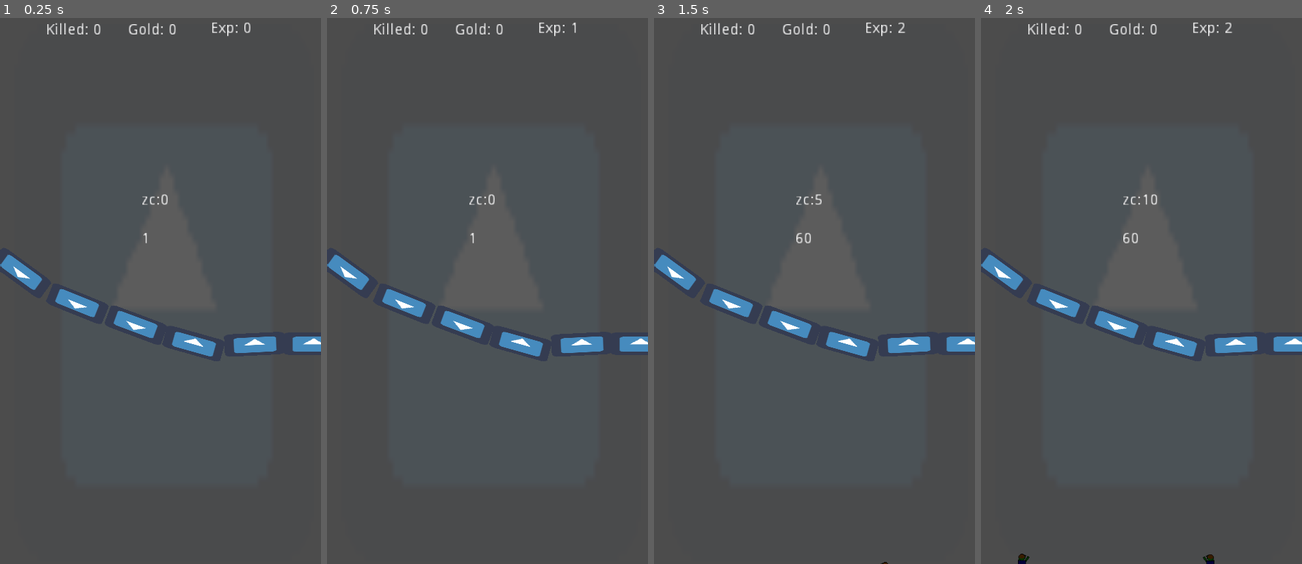
Above: before the commit, frames 1-4 (left to right).
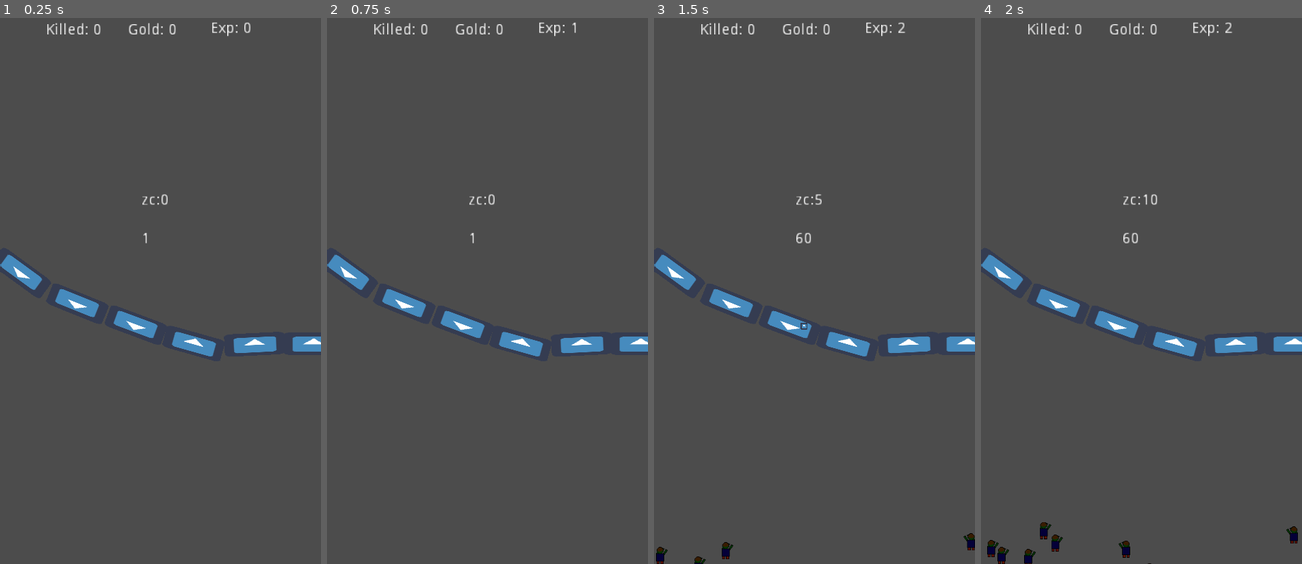
Above: after the commit, the same moments.

Repository: stranker/CLICKER_Z
Game: Godot game, scene res://Object/ClickArea.tscn
Same seed, same stepped clock (60 frames per second), same inputs: the game is played once before the commit and once after it. The engine's default icon, where the game draws it, is replaced by a stand-in: a white triangle on a blue panel in a dark square.
Inputs (mouse positions are in pixels of both pictures, inside the frame that each line leads up to):
- Up to frame 1 (0.25 s): no input
- Up to frame 2 (0.75 s): tap Enter at 0.5 s; move the mouse to (487, 296) at 0.52 s; click (487, 296) at 0.67 s
- Up to frame 3 (1.5 s): move the mouse to (750, 318) at 1.27 s; click (750, 318) at 1.42 s
- Up to frame 4 (2 s): no input

The runs differ from the first frame. In frame 3, 0.3% of the frame differs, in the area x 0-100%, y 55-100%; in frame 4, 0.6%, in the area x 1-99%, y 92-100%.

Commit message:
Add bullet pistol y script weapon

Diff:
--- /dev/null
+++ b/Object/Bullet.tscn
@@ -0,0 +1,46 @@
+[gd_scene load_steps=3 format=2]
+
+[ext_resource path="res://icon.png" type="Texture" id=1]
+
+[sub_resource type="GDScript" id=1]
+
+resource_name = "Bullet.gd"
+script/source = "extends Sprite
+
+var direction = Vector2()
+const VELOCITY = 1000
+
+func _ready():
+	set_process(true)
+	pass
+
+func _process(delta):
+	translate((direction-global_position).normalized()*VELOCITY*delta)
+	pass
+
+func set_direction(dir):
+	direction = dir
+	pass
+
+
+func _on_Timer_timeout():
+	queue_free()
+	pass # replace with function body
+"
+_sections_unfolded = [ "Resource" ]
+
+[node name="Bullet" type="Sprite" index="0"]
+
+scale = Vector2( 0.2, 0.2 )
+texture = ExtResource( 1 )
+script = SubResource( 1 )
+_sections_unfolded = [ "Transform" ]
+
+[node name="Timer" type="Timer" parent="." index="0"]
+
+process_mode = 1
+wait_time = 0.4
+one_shot = false
+autostart = true
+
+[connection signal="timeout" from="Timer" to="." method="_on_Timer_timeout"]
--- a/Object/ClickArea.tscn
+++ b/Object/ClickArea.tscn
@@ -1,9 +1,8 @@
-[gd_scene load_steps=7 format=2]
-
-[ext_resource path="res://icon.png" type="Texture" id=1]
-[ext_resource path="res://Object/Wall.tscn" type="PackedScene" id=2]
-[ext_resource path="res://Object/SpawnControl.tscn" type="PackedScene" id=3]
-[ext_resource path="res://Object/Spawner.tscn" type="PackedScene" id=4]
+[gd_scene load_steps=6 format=2]
+
+[ext_resource path="res://Object/Wall.tscn" type="PackedScene" id=1]
+[ext_resource path="res://Object/SpawnControl.tscn" type="PackedScene" id=2]
+[ext_resource path="res://Object/Spawner.tscn" type="PackedScene" id=3]
 
 [sub_resource type="GDScript" id=1]
 
@@ -13,10 +12,14 @@
 var curr_click = 0
 enum STATES {IDLE,RAGE}
 var state = STATES.IDLE
+var weapon
+var pistol = preload(\"res://Object/Pistol.tscn\")
 
 func _ready():
 	set_process(true)
 	Global.player_pos = $Player.global_position
+	weapon = pistol.instance()
+	get_tree().root.call_deferred(\"add_child\",weapon)
 	pass
 
 func _process(delta):
@@ -41,8 +44,7 @@
 	pass # replace with function body
 
 func attack():
-	if Global.ZOMBI_LIST.size()>0:
-		Global.ZOMBI_LIST[0].get_damage(Global.DAMAGE)
+	weapon.shoot()
 	pass
 
 func _on_Rage_timeout():
@@ -56,13 +58,12 @@
 custom_solver_bias = 0.0
 extents = Vector2( 16.595, 8.47007 )
 
-[node name="ClickArea" type="Node2D" index="0"]
+[node name="ClickArea" type="Node2D"]
 
 script = SubResource( 1 )
 
 [node name="Area" type="Area2D" parent="." index="0"]
 
-editor/display_folded = true
 input_pickable = true
 gravity_vec = Vector2( 0, 1 )
 gravity = 98.0
@@ -74,15 +75,7 @@
 audio_bus_name = "Master"
 _sections_unfolded = [ "Collision" ]
 
-[node name="Sprite" type="Sprite" parent="Area" index="0"]
-
-modulate = Color( 1, 1, 1, 0.0883922 )
-position = Vector2( 306.8, 517.642 )
-scale = Vector2( 8.77798, 15.6815 )
-texture = ExtResource( 1 )
-_sections_unfolded = [ "Visibility" ]
-
-[node name="Colision" type="CollisionShape2D" parent="Area" index="1"]
+[node name="Colision" type="CollisionShape2D" parent="Area" index="0"]
 
 position = Vector2( 299.901, 521.072 )
 scale = Vector2( 17.3235, 55.8896 )
@@ -95,49 +88,29 @@
 one_shot = true
 autostart = false
 
-[node name="Wall" parent="." index="2" instance=ExtResource( 2 )]
-
-[node name="SpawnControl" parent="." index="3" instance=ExtResource( 3 )]
-
-[node name="Spawner" parent="SpawnControl" index="1" instance=ExtResource( 4 )]
-
-position = Vector2( 641.577, 817.684 )
-
-[node name="Spawner2" parent="SpawnControl" index="2" instance=ExtResource( 4 )]
-
-position = Vector2( -64.972, 614.99 )
-
-[node name="Spawner3" parent="SpawnControl" index="3" instance=ExtResource( 4 )]
-
-position = Vector2( 258.424, 1058.34 )
-
-[node name="Spawner6" parent="SpawnControl" index="4" instance=ExtResource( 4 )]
-
-position = Vector2( 74.3857, 1031.07 )
-
-[node name="Spawner7" parent="SpawnControl" index="5" instance=ExtResource( 4 )]
-
-position = Vector2( 431.101, 1046.98 )
-
-[node name="Spawner8" parent="SpawnControl" index="6" instance=ExtResource( 4 )]
-
-position = Vector2( -71.0271, 774.329 )
-
-[node name="Spawner9" parent="SpawnControl" index="7" instance=ExtResource( 4 )]
-
-position = Vector2( 637.86, 953.823 )
-
-[node name="Spawner10" parent="SpawnControl" index="8" instance=ExtResource( 4 )]
-
-position = Vector2( 644.676, 724.343 )
-
-[node name="Spawner5" parent="SpawnControl" index="9" instance=ExtResource( 4 )]
-
-position = Vector2( 559.805, 1027.52 )
-
-[node name="Spawner4" parent="SpawnControl" index="10" instance=ExtResource( 4 )]
-
-position = Vector2( -63.5064, 962.444 )
+[node name="Wall" parent="." index="2" instance=ExtResource( 1 )]
+
+[node name="SpawnControl" parent="." index="3" instance=ExtResource( 2 )]
+
+[node name="Spawner" parent="SpawnControl" index="1" instance=ExtResource( 3 )]
+
+position = Vector2( -11.1037, 967.873 )
+
+[node name="Spawner2" parent="SpawnControl" index="2" instance=ExtResource( 3 )]
+
+position = Vector2( 603.301, 988.23 )
+
+[node name="Spawner3" parent="SpawnControl" index="3" instance=ExtResource( 3 )]
+
+position = Vector2( 296.099, 1034.5 )
+
+[node name="Spawner4" parent="SpawnControl" index="4" instance=ExtResource( 3 )]
+
+position = Vector2( 471.908, 1021.54 )
+
+[node name="Spawner5" parent="SpawnControl" index="5" instance=ExtResource( 3 )]
+
+position = Vector2( 129.543, 1010.44 )
 
 [node name="Player" type="Position2D" parent="." index="4"]
 
@@ -163,7 +136,6 @@
 margin_bottom = 27.0
 rect_scale = Vector2( 2, 2 )
 rect_pivot_offset = Vector2( 0, 0 )
-rect_clip_content = false
 mouse_filter = 2
 mouse_default_cursor_shape = 0
 size_flags_horizontal = 1
@@ -185,7 +157,6 @@
 margin_bottom = 27.0
 rect_scale = Vector2( 2, 2 )
 rect_pivot_offset = Vector2( 0, 0 )
-rect_clip_content = false
 mouse_filter = 2
 mouse_default_cursor_shape = 0
 size_flags_horizontal = 1
@@ -207,7 +178,6 @@
 margin_bottom = 24.0
 rect_scale = Vector2( 2, 2 )
 rect_pivot_offset = Vector2( 0, 0 )
-rect_clip_content = false
 mouse_filter = 2
 mouse_default_cursor_shape = 0
 size_flags_horizontal = 1
@@ -229,7 +199,6 @@
 margin_bottom = 417.0
 rect_scale = Vector2( 2, 2 )
 rect_pivot_offset = Vector2( 0, 0 )
-rect_clip_content = false
 mouse_filter = 2
 mouse_default_cursor_shape = 0
 size_flags_horizontal = 1
@@ -251,7 +220,6 @@
 margin_bottom = 345.0
 rect_scale = Vector2( 2, 2 )
 rect_pivot_offset = Vector2( 0, 0 )
-rect_clip_content = false
 mouse_filter = 2
 mouse_default_cursor_shape = 0
 size_flags_horizontal = 1
--- /dev/null
+++ b/Object/Pistol.tscn
@@ -0,0 +1,29 @@
+[gd_scene load_steps=2 format=2]
+
+[sub_resource type="GDScript" id=1]
+
+resource_name = "Pistol.gd"
+script/source = "extends \"res://Object/Weapon.gd\"
+
+var bullet = preload(\"res://Object/Bullet.tscn\")
+
+func _ready():
+	set_cost(0)
+	set_dmg(1)
+	pass
+
+func shoot():
+	if Global.ZOMBI_LIST.size()>0:
+		var zombi = Global.ZOMBI_LIST[0]
+		var b = bullet.instance()
+		get_tree().root.call_deferred(\"add_child\",b)
+		b.set_direction(zombi.global_position)
+		b.global_position = Global.player_pos
+		zombi.get_damage(get_dmg())
+	pass
+"
+_sections_unfolded = [ "Resource" ]
+
+[node name="Pistol" type="Node2D"]
+
+script = SubResource( 1 )
--- a/Object/Spawner.tscn
+++ b/Object/Spawner.tscn
@@ -6,15 +6,19 @@
 script/source = "extends Position2D
 
 var zombies = preload(\"res://Object/Z.tscn\")
+var pos = Vector2()
 
 func _ready():
 	pass
 
 func spawn():
+	randomize()
+	pos.x = rand_range(-50,50)
+	pos.y = rand_range(-50,50)
 	if Global.zombie_count < Global.MAX_COUNT_ZOMBIES and Performance.get_monitor(Performance.TIME_FPS)>=30:
 		var z = zombies.instance()
 		get_tree().root.call_deferred(\"add_child\",z)
-		z.global_position = global_position
+		z.global_position = global_position + pos
 		Global.zombie_count +=1
 		Global.ZOMBI_LIST.push_back(z)
 	pass
--- /dev/null
+++ b/Object/Weapon.gd
@@ -0,0 +1,24 @@
+extends Node
+
+var cost = 0
+var dmg = 0
+
+func _ready():
+	pass
+
+func get_cost():
+	return cost
+
+func get_dmg():
+	return dmg
+
+
+func set_cost(val):
+	cost = val
+
+func set_dmg(val):
+	dmg = val
+
+
+func shoot():
+	pass
--- a/Object/Z.tscn
+++ b/Object/Z.tscn
@@ -40,11 +40,12 @@
 [sub_resource type="CapsuleShape2D" id=2]
 
 custom_solver_bias = 0.0
-radius = 14.2462
-height = 5.13605
+radius = 9.55702
+height = 14.019
 
 [node name="Z" type="RigidBody2D"]
 
+position = Vector2( 0, -0.142397 )
 input_pickable = false
 collision_layer = 3
 collision_mask = 3
